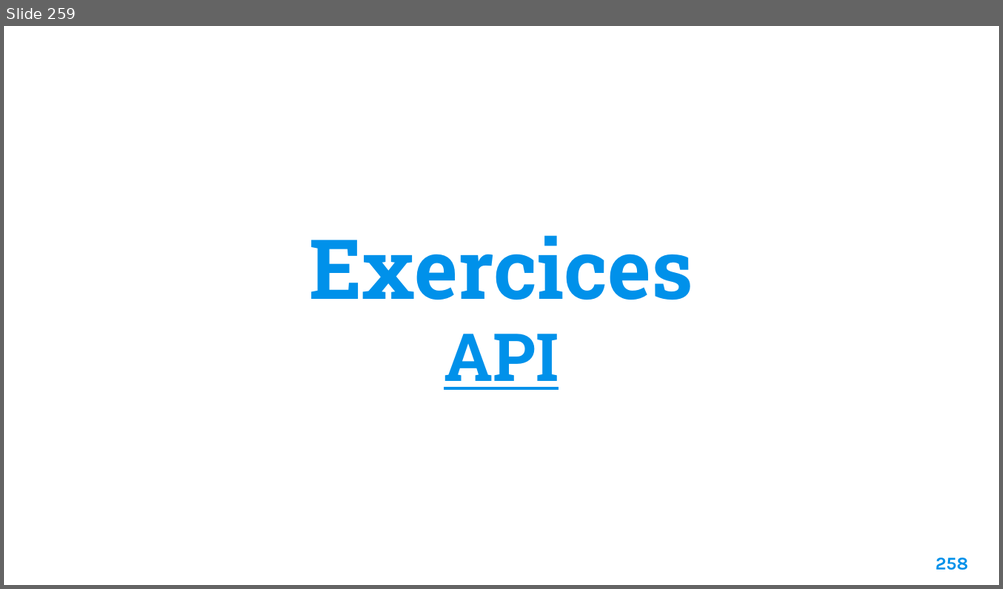
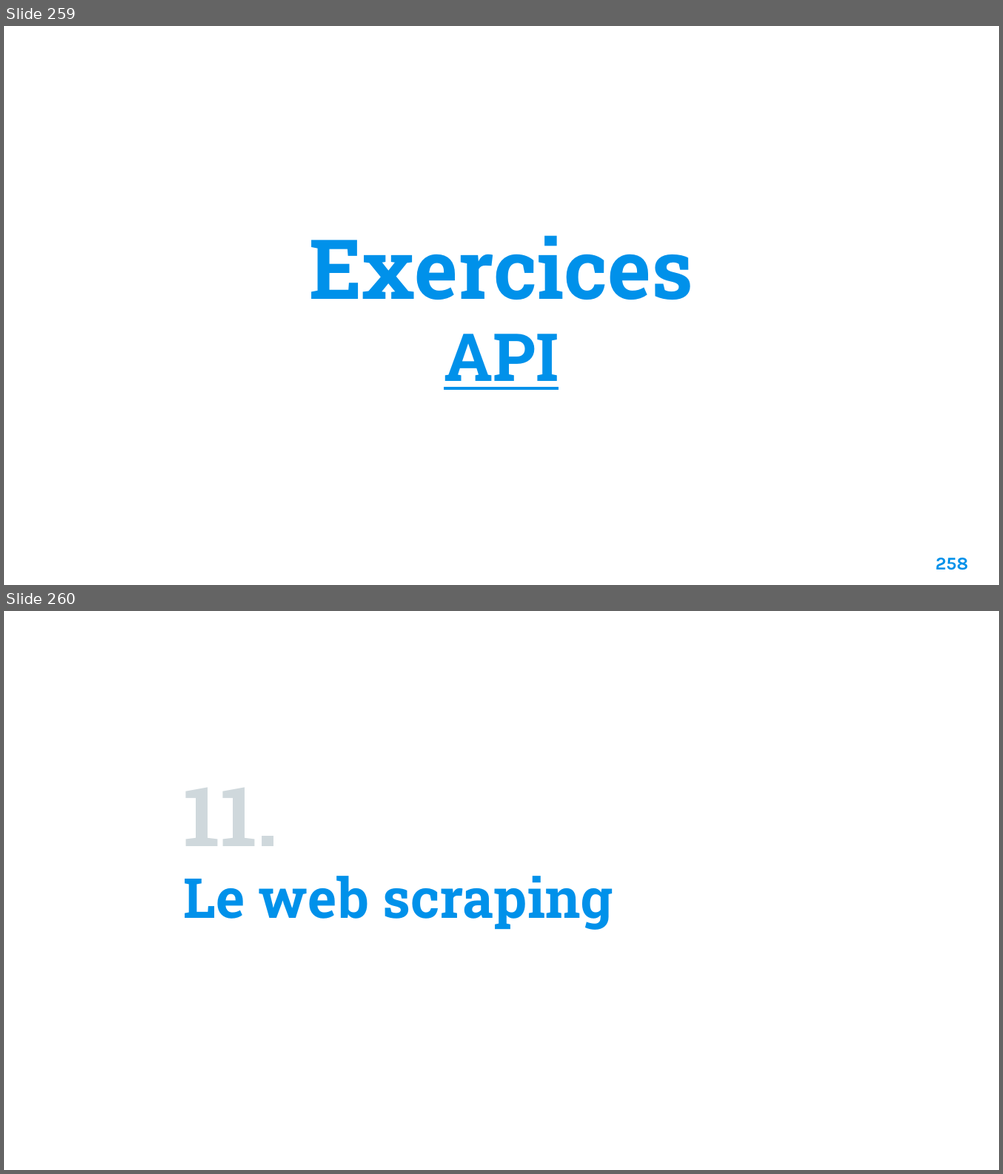
Before and after one commit to Fully-san/PythonSoftwareDevelopment, a slide deck: Supports/Python Software Development.pptx. Shown one above the other, each under a label of ours: slide 259 before the commit, slides 259 and 260 after it. The pictures are 1003x589 and 1003x1174 pixels, drawn with LibreOffice and Linux fonts; fonts in the diff are those of the drawing; background and template pictures are left out. Boxes give left, top, right and bottom in pixels: in the first picture for what was removed or moved away, otherwise in the second. Text is boxed around its words. In the diff, an @@ line names an element or a change of style, - is before the commit and + after.

```diff
--- a/Supports/Python Software Development.pptx
+++ b/Supports/Python Software Development.pptx
@@ slide 260 added at <box>4,611,999,1170</box>, background picture (left out) @@
@@ title added at <box>184,788,612,930</box>, 40 pt, text #0091EA, bold @@
+11.
+Le web scraping
```
Also in this commit, not shown: 1 slide changed, 13 other slides added, 6 other files.
